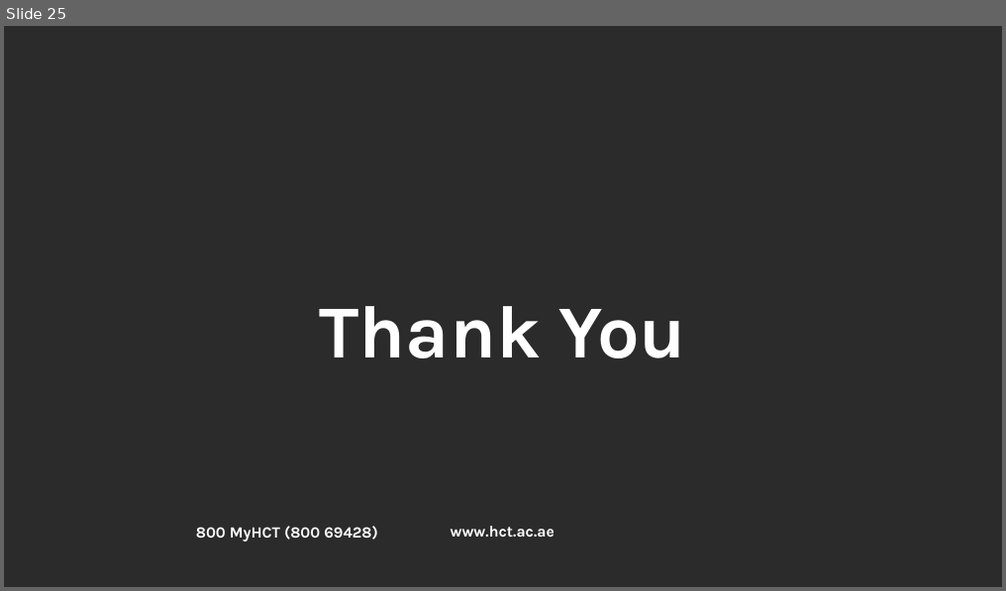
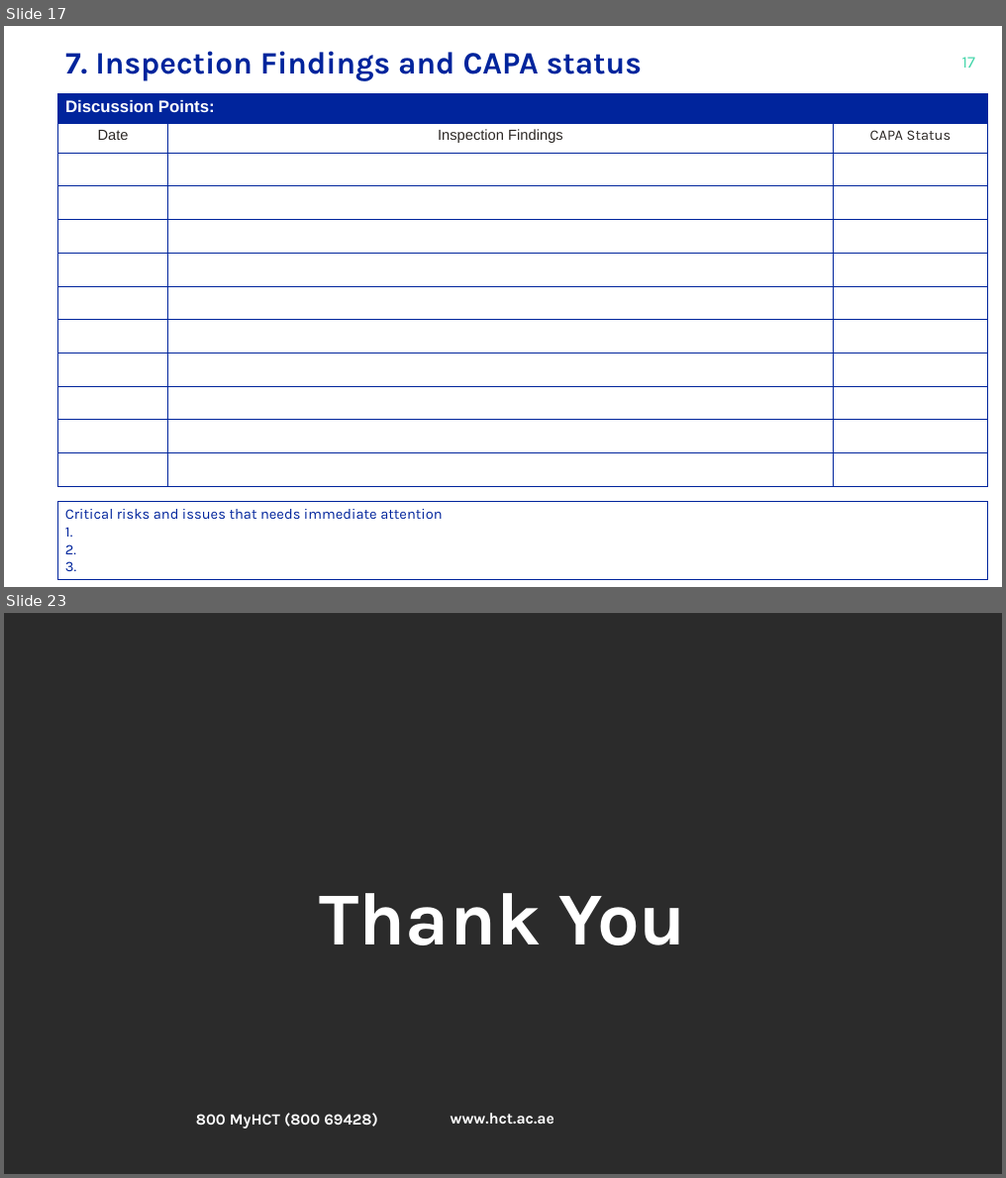
Before and after one commit to josephsismart/hct-cohs-ehs-kpi, a slide deck: templates/template.pptx. Shown one above the other, each under a label of ours: slide 25 before the commit, slides 17 and 23 after it; the slides between them are not shown. The pictures are 1006x591 and 1006x1178 pixels, drawn with LibreOffice and Linux fonts; fonts in the diff are those of the drawing; background and template pictures are left out; a plain dark background stands for a picture behind light text. Boxes give left, top, right and bottom in pixels: in the first picture for what was removed or moved away, otherwise in the second. Text is boxed around its words. In the diff, an @@ line names an element or a change of style, - is before the commit and + after.

```diff
--- a/templates/template.pptx
+++ b/templates/template.pptx
@@ slide 17 added at box(4, 26, 1002, 587), background #FFFFFF @@
@@ text added at box(65, 51, 642, 81), 30 pt, text #00249C, bold @@
+7. Inspection Findings and CAPA status
@@ page number added at box(962, 57, 975, 68), 16 pt, text #46D6AB @@
+17
@@ table added at box(57, 94, 988, 487), 12 rows, 3 columns @@
+Discussion Points: |  | 
+Date | Inspection Findings | CAPA Status
+ |  | 
+ |  | 
+ |  | 
+ |  | 
+ |  | 
+ |  | 
+ |  | 
+ |  | 
+ |  | 
+ |  | 
@@ rectangle added at box(57, 502, 988, 580), fill #FFFFFF, outline #00249C 0.75 pt, 14 pt, text #00249C @@
+Critical risks and issues that needs immediate attention
+1.
+2.
+3.
@@ what was slide 25 is now slide 23 @@
```
Also in this commit, not shown: 10 slides changed, 11 other slides added, 14 slides removed.
